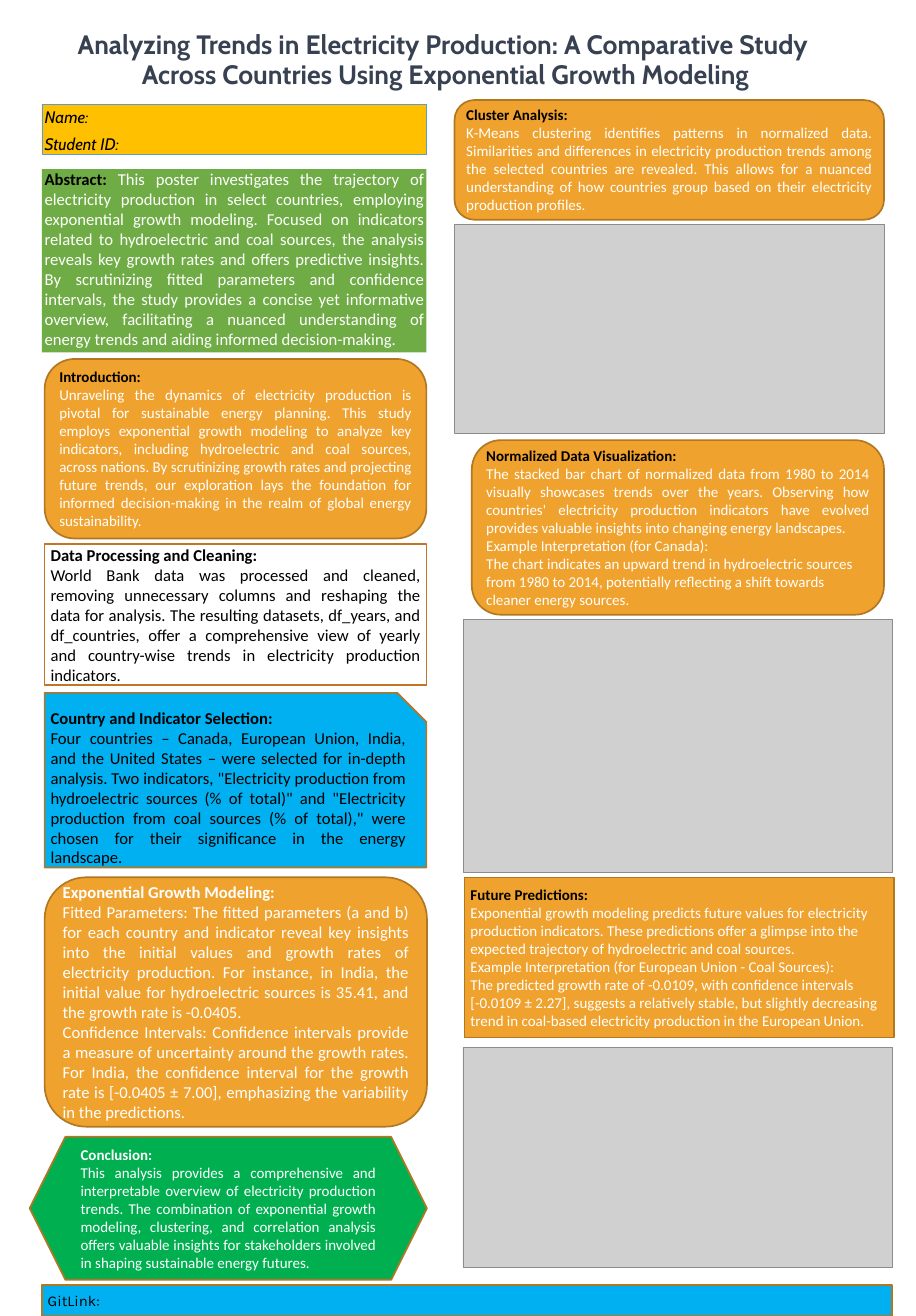
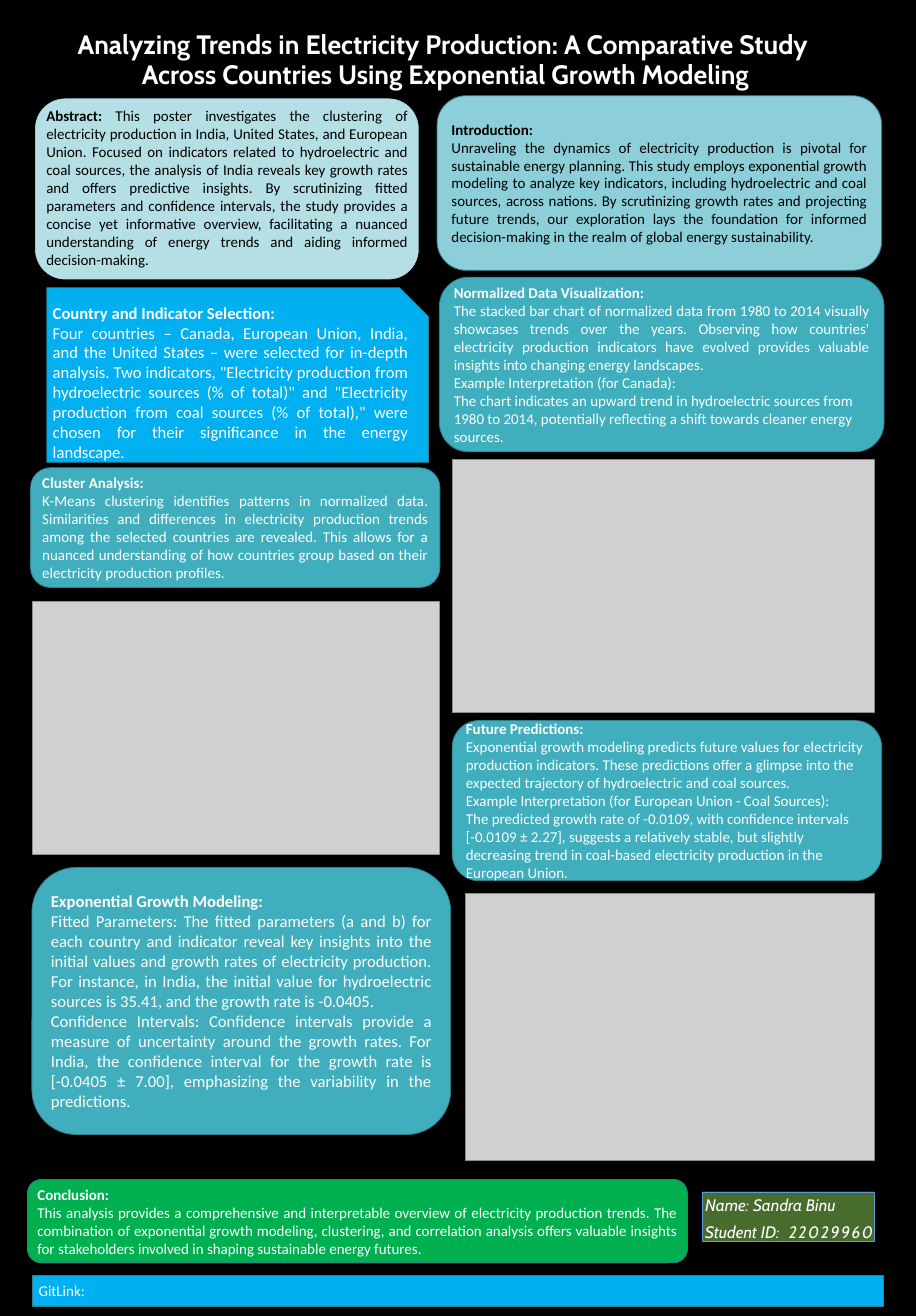
Before and after one commit to sandrabinu3/Clustering_and_Fitting, a slide deck: slide 1 of Clustering&Fitting.pptx. Drawn at 916x1316 pixels with LibreOffice and Linux fonts; fonts in the diff are those of the drawing; grey boxes stand for pictures; background and template pictures are left out. Boxes give left, top, right and bottom in pixels: in the first picture for what was removed or moved away, otherwise in the second. Text is boxed around its words. In the diff, an @@ line names an element or a change of style, - is before the commit and + after.

```diff
--- a/Clustering&Fitting.pptx
+++ b/Clustering&Fitting.pptx
@@ text "Analyzing Trends in Electricity Production: ..." at bbox=[78, 34, 807, 89]: text colour #374151 to #FFFFFF @@
@@ rounded rectangle "Abstract: This poster investigates the ...": place and size @@
-rounded rectangle "Abstract: This poster investigates the ..." at bbox=[42, 169, 427, 352]
+rounded rectangle "Abstract: This poster investigates the ..." at bbox=[35, 98, 419, 280]
@@ rounded rectangle "Abstract: This poster investigates the ..." at bbox=[35, 98, 419, 280]: rectangle to rounded rectangle; fill #6FAC46 to #B3DFE5; outline none to #000000 1 pt @@
@@ text in rounded rectangle at bbox=[46, 110, 408, 268]: text changed; size 20 to 18 pt; text colour #FFFFFF to #000000 @@
-Abstract: This poster investigates the trajectory of electricity production in select countries, employing exponential growth modeling. Focused on indicators related to hydroelectric and coal sources, the analysis reveals key growth rates and offers predictive insights. By scrutinizing fitted parameters and confidence intervals, the study provides a concise yet informative overview, facilitating a nuanced understanding of energy trends and aiding informed decision-making.
+Abstract: This poster investigates the clustering of electricity production in India, United States, and European Union. Focused on indicators related to hydroelectric and coal sources, the analysis of India reveals key growth rates and offers predictive insights. By scrutinizing fitted parameters and confidence intervals, the study provides a concise yet informative overview, facilitating a nuanced understanding of energy trends and aiding informed decision-making.
@@ rounded rectangle "Introduction:": place and size @@
-rounded rectangle "Introduction:" at bbox=[45, 359, 427, 538]
+rounded rectangle "Introduction:" at bbox=[437, 96, 881, 270]
@@ rounded rectangle "Introduction:" at bbox=[437, 96, 881, 270]: fill #F0A22E to #8DCFD8; outline #B27822 2 pt to #30818C 1 pt @@
@@ text in rounded rectangle at bbox=[451, 142, 867, 245]: text colour #FFFFFF to #000000 @@
@@ picture removed at bbox=[455, 224, 884, 433] @@
@@ snip rect "Country and Indicator Selection:": place and size @@
-snip rect "Country and Indicator Selection:" at bbox=[45, 693, 427, 868]
+snip rect "Country and Indicator Selection:" at bbox=[47, 288, 428, 462]
@@ snip rect "Country and Indicator Selection:" at bbox=[47, 288, 428, 462]: text colour #000000 to #FFFFFF; outline #B27822 2 pt to #30818C 1 pt @@
@@ rounded rectangle "Normalized Data Visualization:": place and size @@
-rounded rectangle "Normalized Data Visualization:" at bbox=[471, 440, 884, 614]
+rounded rectangle "Normalized Data Visualization:" at bbox=[439, 277, 884, 452]
@@ text in rounded rectangle at bbox=[454, 287, 644, 298]: text colour #000000 to #FFFFFF in "Normalized Data Visualization:" @@
@@ fill #F0A22E to #41AEBD; outline #B27822 2 pt to #30818C 1 pt in 3 elements at bbox=[32, 867, 451, 1134], bbox=[439, 277, 884, 452], bbox=[31, 467, 440, 587] @@
@@ rounded rectangle "Cluster Analysis:": place and size @@
-rounded rectangle "Cluster Analysis:" at bbox=[455, 100, 884, 220]
+rounded rectangle "Cluster Analysis:" at bbox=[31, 467, 440, 587]
@@ text in rounded rectangle at bbox=[42, 477, 144, 491]: text colour #000000 to #FFFFFF in "Cluster Analysis:" @@
@@ picture: place and size @@
-picture at bbox=[463, 619, 893, 872]
+picture at bbox=[452, 459, 874, 713]
@@ rectangle removed at bbox=[45, 544, 427, 685] @@
-Data Processing and Cleaning:
-World Bank data was processed and cleaned, removing unnecessary columns and reshaping the data for analysis. The resulting datasets, df_years, and df_countries, offer a comprehensive view of yearly and country-wise trends in electricity production indicators.
@@ picture added at bbox=[33, 601, 440, 854] @@
@@ rounded rectangle "Future Predictions:": place and size @@
-rounded rectangle "Future Predictions:" at bbox=[464, 877, 894, 1037]
+rounded rectangle "Future Predictions:" at bbox=[452, 720, 882, 881]
@@ rounded rectangle "Future Predictions:" at bbox=[452, 720, 882, 881]: rectangle to rounded rectangle; fill #F0A22E to #41AEBD; outline #B27822 2 pt to #30818C 1 pt @@
@@ text in rounded rectangle at bbox=[466, 722, 583, 734]: text colour #000000 to #FFFFFF in "Future Predictions:" @@
@@ rounded rectangle "Exponential Growth Modeling:": place and size @@
-rounded rectangle "Exponential Growth Modeling:" at bbox=[45, 877, 427, 1127]
+rounded rectangle "Exponential Growth Modeling:" at bbox=[32, 867, 451, 1134]
@@ picture added at bbox=[465, 893, 874, 1160] @@
@@ picture removed at bbox=[462, 1046, 892, 1267] @@
@@ rounded rectangle "Conclusion:": place and size @@
-rounded rectangle "Conclusion:" at bbox=[30, 1136, 427, 1279]
+rounded rectangle "Conclusion:" at bbox=[28, 1179, 687, 1262]
@@ rounded rectangle "Conclusion:" at bbox=[28, 1179, 687, 1262]: hexagon to rounded rectangle; outline #B27822 2 pt to #30818C 1 pt @@
@@ rectangle "Name: Sandra Binu": place and size @@
-rectangle "Name: Sandra Binu" at bbox=[42, 104, 427, 154]
+rectangle "Name: Sandra Binu" at bbox=[702, 1191, 874, 1241]
@@ rectangle "Name: Sandra Binu" at bbox=[702, 1191, 874, 1241]: fill #FFC000 to #486B2E @@
@@ text in rectangle at bbox=[705, 1198, 873, 1242]: text changed; text colour #000000 to #FFFFFF @@
-Name:
-Student ID:
+Name: Sandra Binu
+Student ID: 22029960
@@ rectangle "GitLink:": place and size @@
-rectangle "GitLink:" at bbox=[42, 1285, 892, 1316]
+rectangle "GitLink:" at bbox=[33, 1275, 883, 1306]
@@ rectangle "GitLink:" at bbox=[33, 1275, 883, 1306]: font Karla to Calibri, text colour #000000 to #FFFFFF; outline #B27822 2 pt to #30818C 1 pt @@
```
Also in this commit, not shown: 13 other files.
